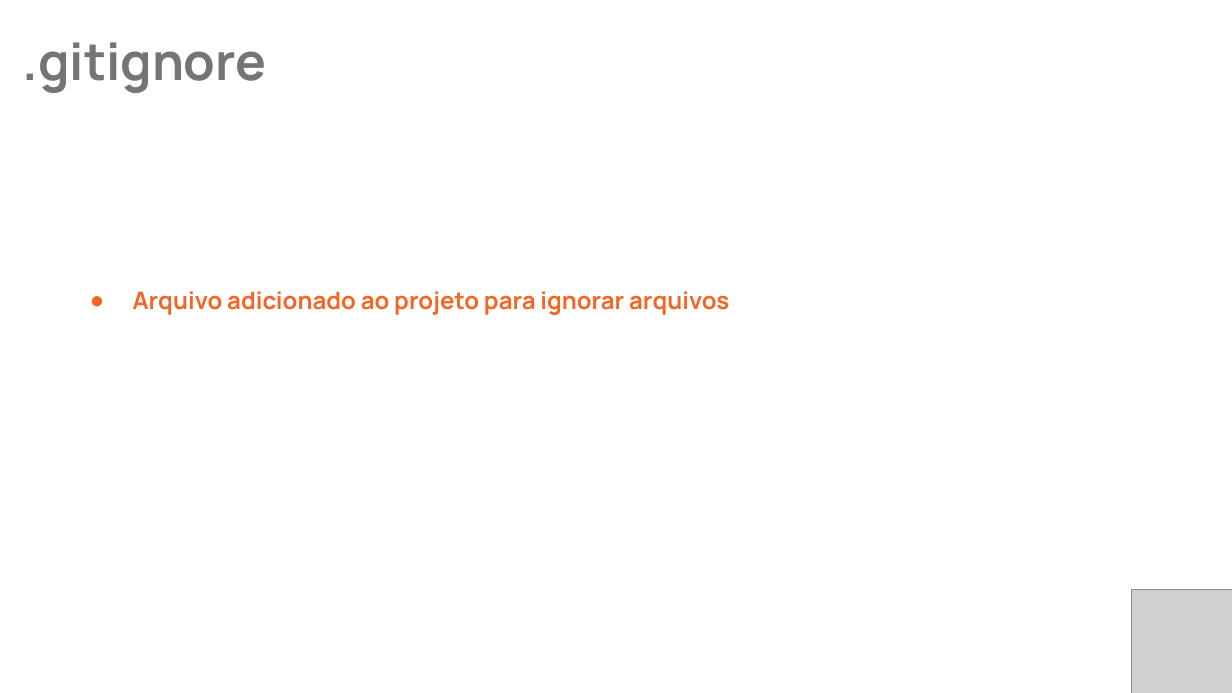
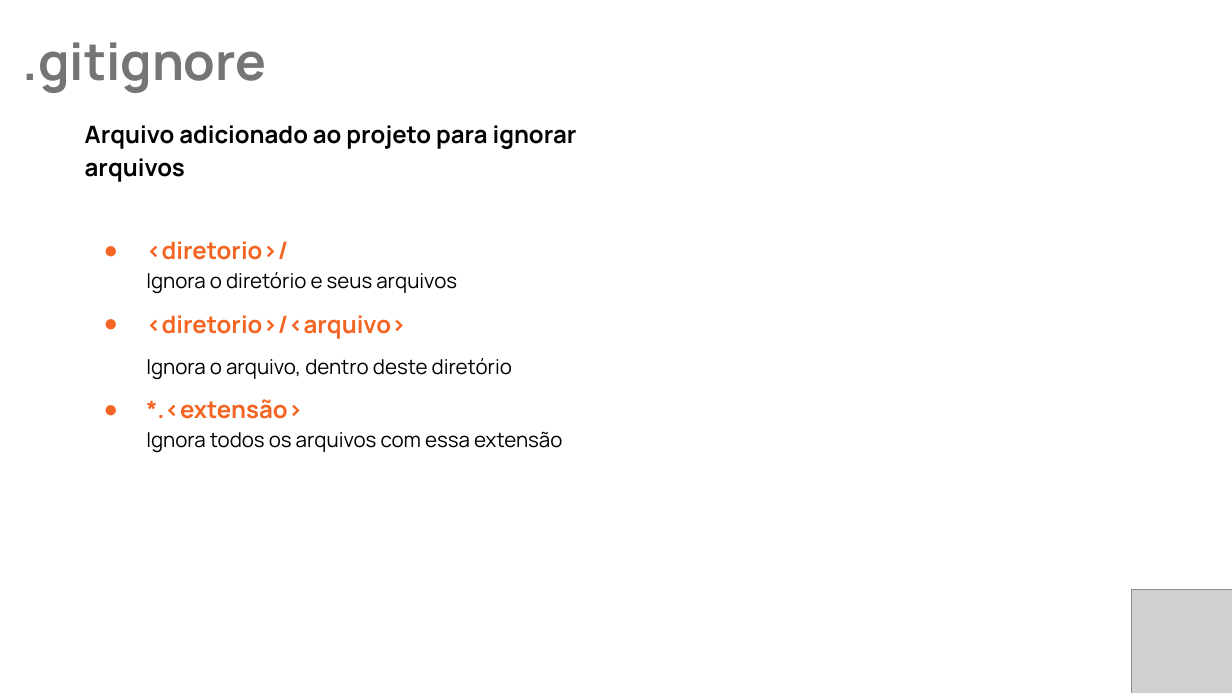
Before and after one commit to EvertonBrzozowyAlves/TreinamentoGit, a slide deck: slide 10 of Treinamento GIT.pptx. Drawn at 1232x693 pixels with LibreOffice and Linux fonts; fonts in the diff are those of the drawing; grey boxes stand for pictures. Boxes give left, top, right and bottom in pixels: in the first picture for what was removed or moved away, otherwise in the second. Text is boxed around its words. In the diff, an @@ line names an element or a change of style, - is before the commit and + after.

```diff
--- a/Treinamento GIT.pptx
+++ b/Treinamento GIT.pptx
@@ text added at (x1=85, y1=125, x2=577, y2=453), 12 pt, text #000000 @@
+Arquivo adicionado ao projeto para ignorar arquivos
+● <diretorio>/
+  Ignora o diretório e seus arquivos
+● <diretorio>/<arquivo>
+Ignora o arquivo, dentro deste diretório
+● *.<extensão>
+  Ignora todos os arquivos com essa extensão
@@ text removed at (x1=133, y1=291, x2=729, y2=315) @@
-● Arquivo adicionado ao projeto para ignorar arquivos
```
Also in this commit, not shown: 4 other slides changed, 1 slide added, 1 other file.
